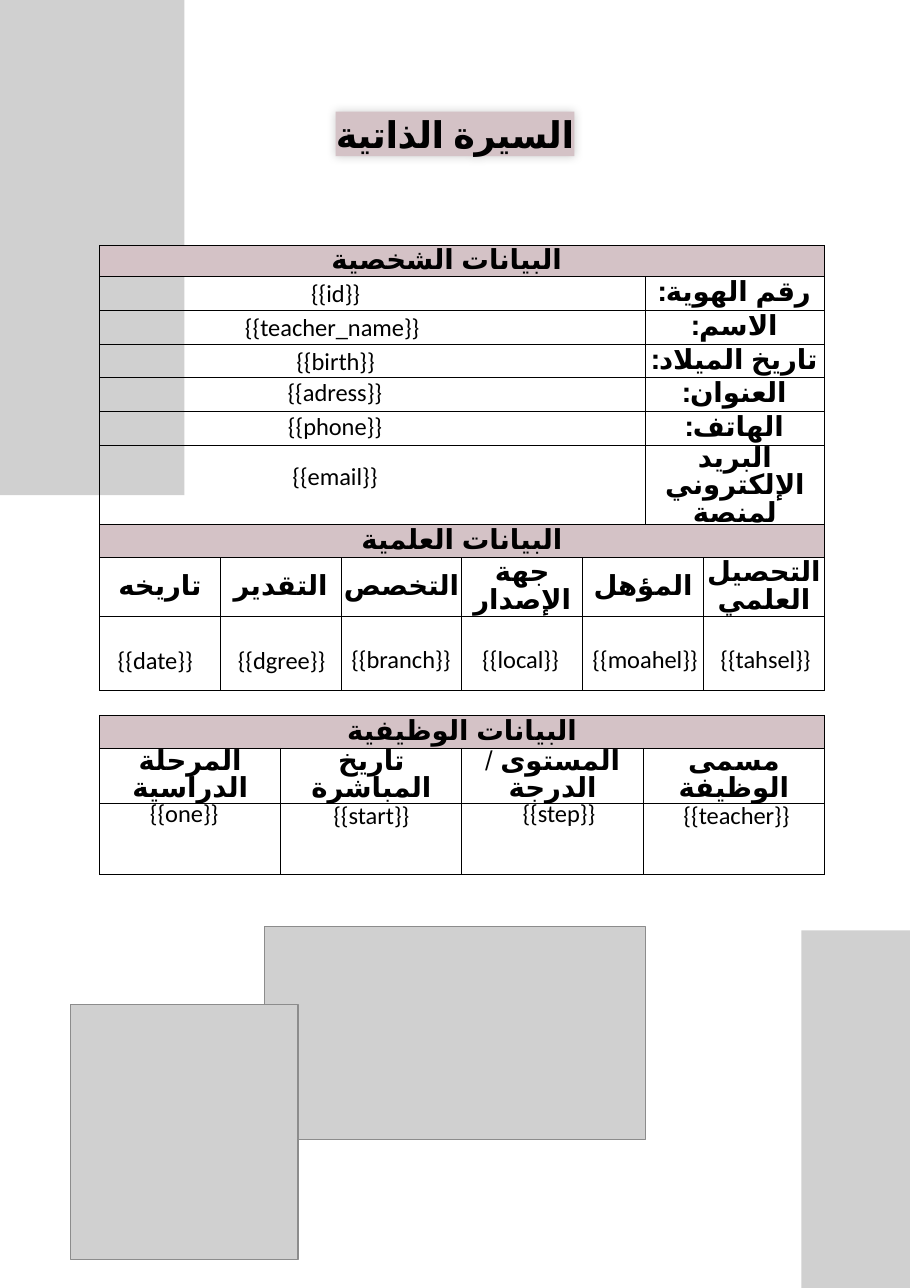
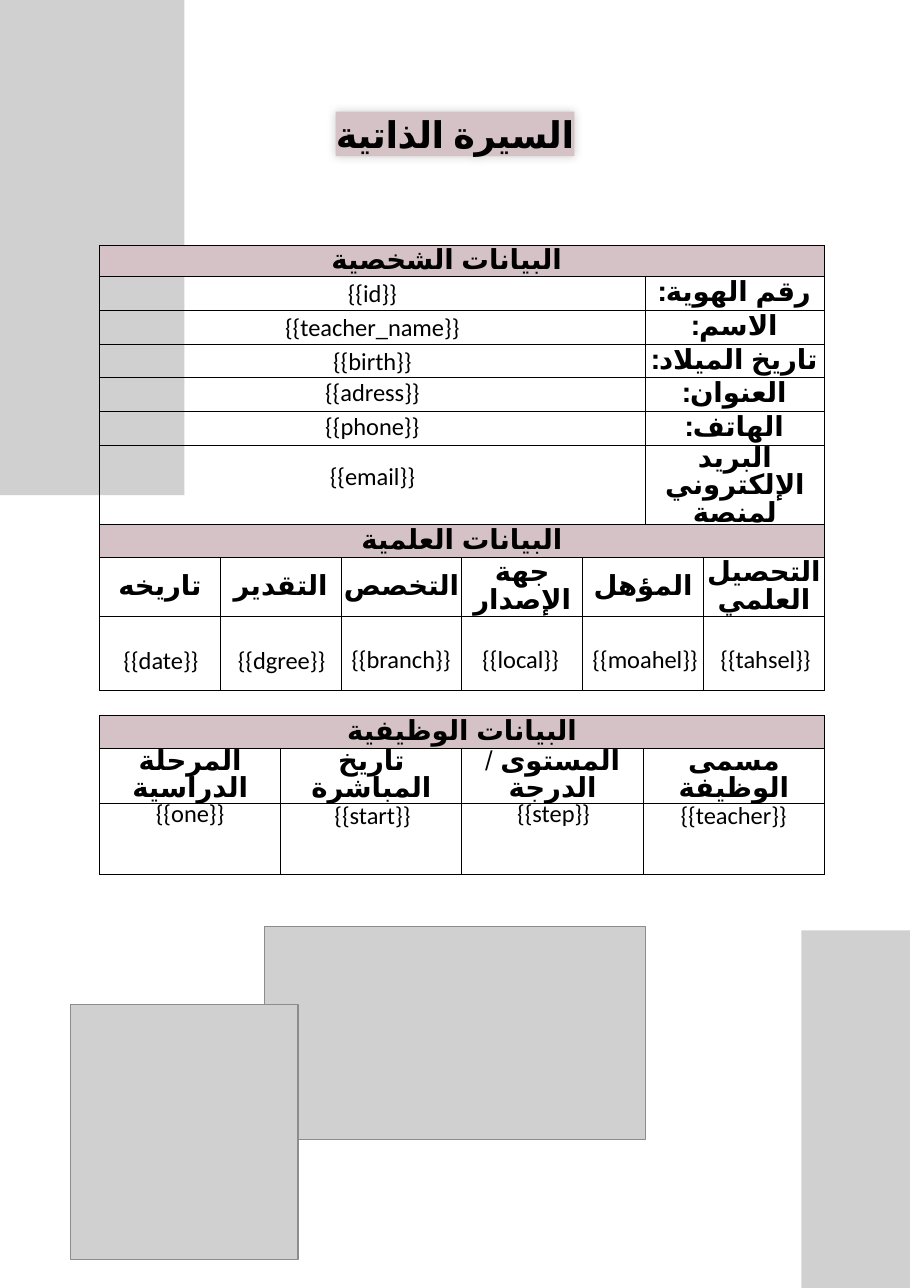
Before and after one commit to mknzh9795-netizen/shawahid-backend, a slide deck: slide 13 of templates/template.pptx. Drawn at 910x1288 pixels with LibreOffice and Linux fonts; fonts in the diff are those of the drawing; grey boxes stand for pictures; background and template pictures are left out. Boxes give left, top, right and bottom in pixels: in the first picture for what was removed or moved away, otherwise in the second. Text is boxed around its words. In the diff, an @@ line names an element or a change of style, - is before the commit and + after.

```diff
--- a/templates/template.pptx
+++ b/templates/template.pptx
@@ text "{{id}}": place and size @@
-text "{{id}}" at (311,284,360,306)
+text "{{id}}" at (348,284,397,306)
@@ text "{{teacher_name}}": place and size @@
-text "{{teacher_name}}" at (245,318,419,340)
+text "{{teacher_name}}" at (285,318,459,340)
@@ text "{{birth}}": place and size @@
-text "{{birth}}" at (296,352,375,374)
+text "{{birth}}" at (333,352,412,374)
@@ text "{{adress}}": place and size @@
-text "{{adress}}" at (288,383,383,405)
+text "{{adress}}" at (325,383,420,405)
@@ text "{{phone}}": place and size @@
-text "{{phone}}" at (288,417,382,439)
+text "{{phone}}" at (325,417,419,439)
@@ alignment left to centre in 4 elements at (285,318,459,340), (325,417,419,439), (325,383,420,405), (330,467,415,489) @@
@@ text "{{email}}": place and size @@
-text "{{email}}" at (292,467,377,489)
+text "{{email}}" at (330,467,415,489)
@@ text "{{date}}": place and size @@
-text "{{date}}" at (118,651,193,673)
+text "{{date}}" at (123,651,198,673)
@@ text "{{one}}": place and size @@
-text "{{one}}" at (150,802,218,826)
+text "{{one}}" at (156,802,224,826)
@@ text "{{step}}": place and size @@
-text "{{step}}" at (523,802,596,826)
+text "{{step}}" at (517,802,590,826)
```
